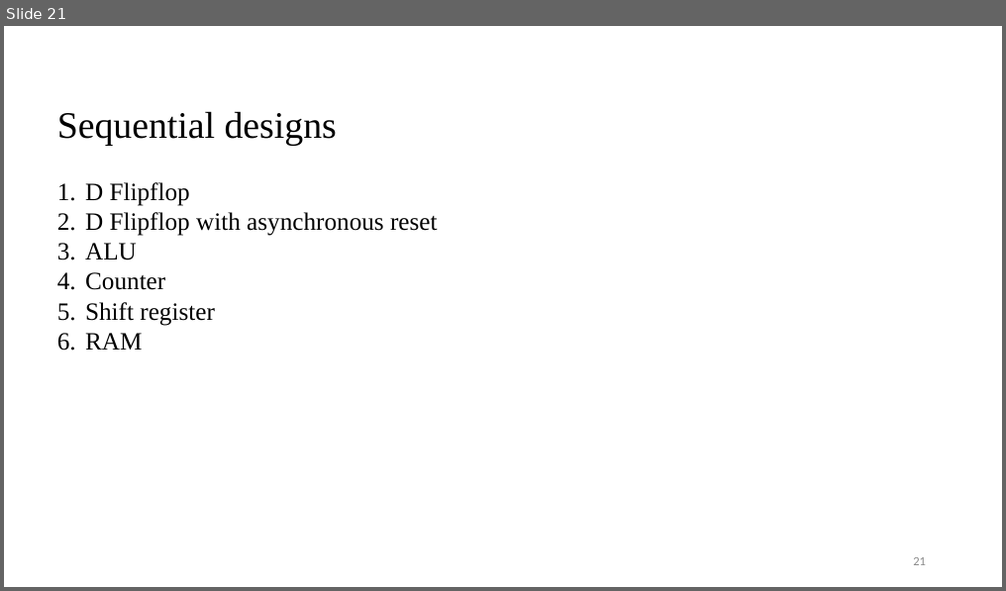
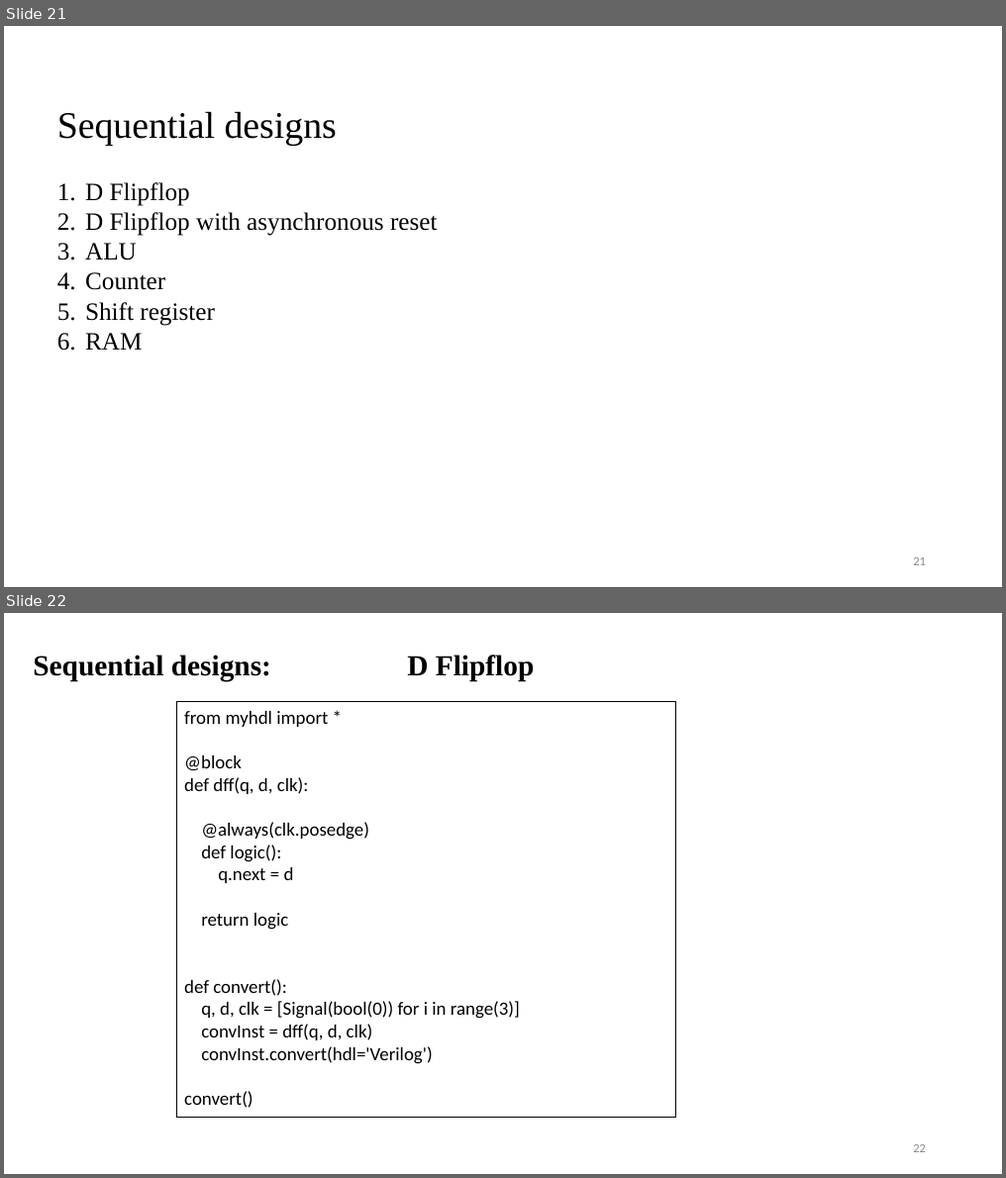
Before and after one commit to visionvlsi/Proj_HLS_phase1, a slide deck: hls_phase1.pptx. Shown one above the other, each under a label of ours: slide 21 before the commit, slides 21 and 22 after it. The pictures are 1006x591 and 1006x1178 pixels, drawn with LibreOffice and Linux fonts; fonts in the diff are those of the drawing. Boxes give left, top, right and bottom in pixels: in the first picture for what was removed or moved away, otherwise in the second. Text is boxed around its words. In the diff, an @@ line names an element or a change of style, - is before the commit and + after.

```diff
--- a/hls_phase1.pptx
+++ b/hls_phase1.pptx
@@ slide 22 added at (4,613,1002,1174), background #FFFFFF @@
@@ text added at (33,655,535,681), 28 pt, text #000000, bold @@
+Sequential designs: D Flipflop
@@ rectangle added at (177,701,676,1117), outline #000000 0.75 pt, 18 pt, text #000000 @@
+from myhdl import *
+@block
+def dff(q, d, clk):
+@always(clk.posedge)
+def logic():
+q.next = d
+return logic
+def convert():
+q, d, clk = [Signal(bool(0)) for i in range(3)]
+convInst = dff(q, d, clk)
+convInst.convert(hdl='Verilog')
+convert()
@@ page number added at (913,1145,926,1153), 12 pt, text #8C8C8C @@
+22
```
Also in this commit, not shown: 8 other slides added.
